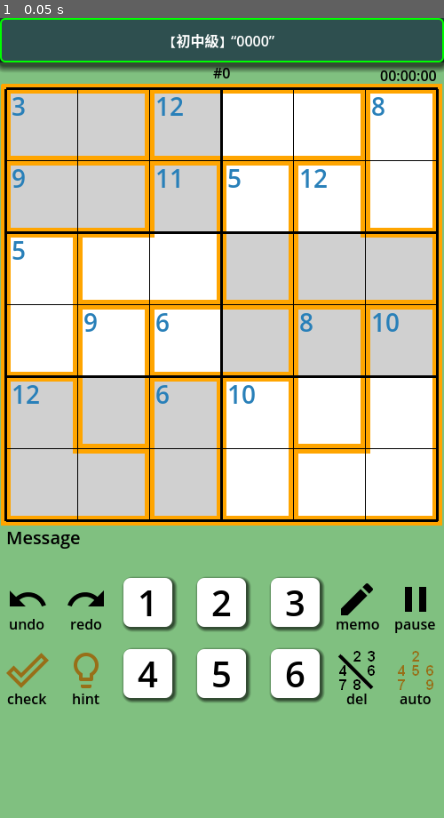
Above: before the commit, frame 1.
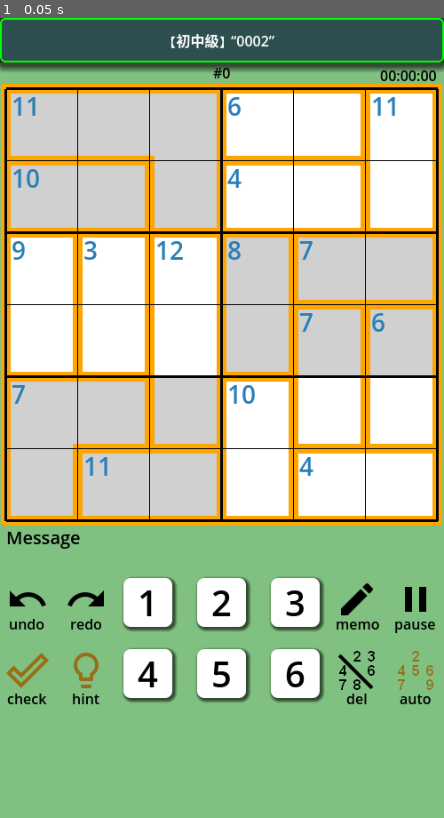
Above: after the commit, the same moment.

Repository: vivisuke/GD4KillerSudoku6
Game: Godot game, scene res://main_scene.tscn
Same seed, same stepped clock (60 frames per second), same inputs: the game is played once before the commit and once after it.
Inputs:
- Up to frame 1 (0.05 s): no input

The runs differ from the first frame. In frame 1, 4.6% of the frame differs, in the area x 2-98%, y 2-63%.

Commit message:
0055 ◎ C 04/10 04/10 0.001│ToDo│locked double：3を4でロック等対応

Diff:
--- a/GD4KillerSudoku6/scripts/main_scene.gd
+++ b/GD4KillerSudoku6/scripts/main_scene.gd
@@ -200,7 +200,7 @@
 	elif !g.todaysQuest:		# ランダム生成の場合
 		if g.qName == "":
 			##gen_qName()
-			g.qName = "0000"
+			g.qName = "0002"
 			$TitleBar/Label.text = titleText()
 	var stxt = g.qName+str(g.qLevel)
 	if g.qNumber != 0: stxt += "Q"
@@ -1326,12 +1326,42 @@
 					for y in range(N_VERT):
 						bits0 |= cell_bit[xyToIX(x0, y)]
 						bits1 |= cell_bit[xyToIX(x1, y)]
+					for y in range(N_VERT-1):
+						if cage_ix[xyToIX(x0, y)] == cage_ix[xyToIX(x0, y+1)]:
+							var cg = cage_list[cage_ix[xyToIX(x0, y)]]
+							if cg[CAGE_IX_LIST].size() == 2:
+								if cg[CAGE_SUM] == 3: bits0 |= BIT_1 | BIT_2
+								elif cg[CAGE_SUM] == 4: bits0 |= BIT_1 | BIT_3
+								elif cg[CAGE_SUM] == 10: bits0 |= BIT_4 | BIT_6
+								elif cg[CAGE_SUM] == 11: bits0 |= BIT_5 | BIT_6
+						if cage_ix[xyToIX(x1, y)] == cage_ix[xyToIX(x1, y+1)]:
+							var cg = cage_list[cage_ix[xyToIX(x1, y)]]
+							if cg[CAGE_IX_LIST].size() == 2:
+								if cg[CAGE_SUM] == 3: bits1 |= BIT_1 | BIT_2
+								elif cg[CAGE_SUM] == 4: bits1 |= BIT_1 | BIT_3
+								elif cg[CAGE_SUM] == 10: bits1 |= BIT_4 | BIT_6
+								elif cg[CAGE_SUM] == 11: bits1 |= BIT_5 | BIT_6
 				else:	# ２セルケージが縦
 					var y0 = cage[CAGE_IX_LIST][0] / N_HORZ
 					var y1 = cage[CAGE_IX_LIST][1] / N_HORZ
 					for x in range(N_VERT):
 						bits0 |= cell_bit[xyToIX(x, y0)]
 						bits1 |= cell_bit[xyToIX(x, y1)]
+					for x in range(N_HORZ-1):
+						if cage_ix[xyToIX(x, y0)] == cage_ix[xyToIX(x+1, y0)]:
+							var cg = cage_list[cage_ix[xyToIX(x, y0)]]
+							if cg[CAGE_IX_LIST].size() == 2:
+								if cg[CAGE_SUM] == 3: bits0 |= BIT_1 | BIT_2
+								elif cg[CAGE_SUM] == 4: bits0 |= BIT_1 | BIT_3
+								elif cg[CAGE_SUM] == 10: bits0 |= BIT_4 | BIT_6
+								elif cg[CAGE_SUM] == 11: bits0 |= BIT_5 | BIT_6
+						if cage_ix[xyToIX(x, y1)] == cage_ix[xyToIX(x+1, y1)]:
+							var cg = cage_list[cage_ix[xyToIX(x, y1)]]
+							if cg[CAGE_IX_LIST].size() == 2:
+								if cg[CAGE_SUM] == 3: bits1 |= BIT_1 | BIT_2
+								elif cg[CAGE_SUM] == 4: bits1 |= BIT_1 | BIT_3
+								elif cg[CAGE_SUM] == 10: bits1 |= BIT_4 | BIT_6
+								elif cg[CAGE_SUM] == 11: bits1 |= BIT_5 | BIT_6
 				if cage[CAGE_SUM] == 3:
 					if (bits0 & BIT_1) != 0: return [cage[CAGE_IX_LIST][0], 2]
 					if (bits0 & BIT_2) != 0: return [cage[CAGE_IX_LIST][0], 1]
Not shown, changed: GD4KillerSudoku6.spr
